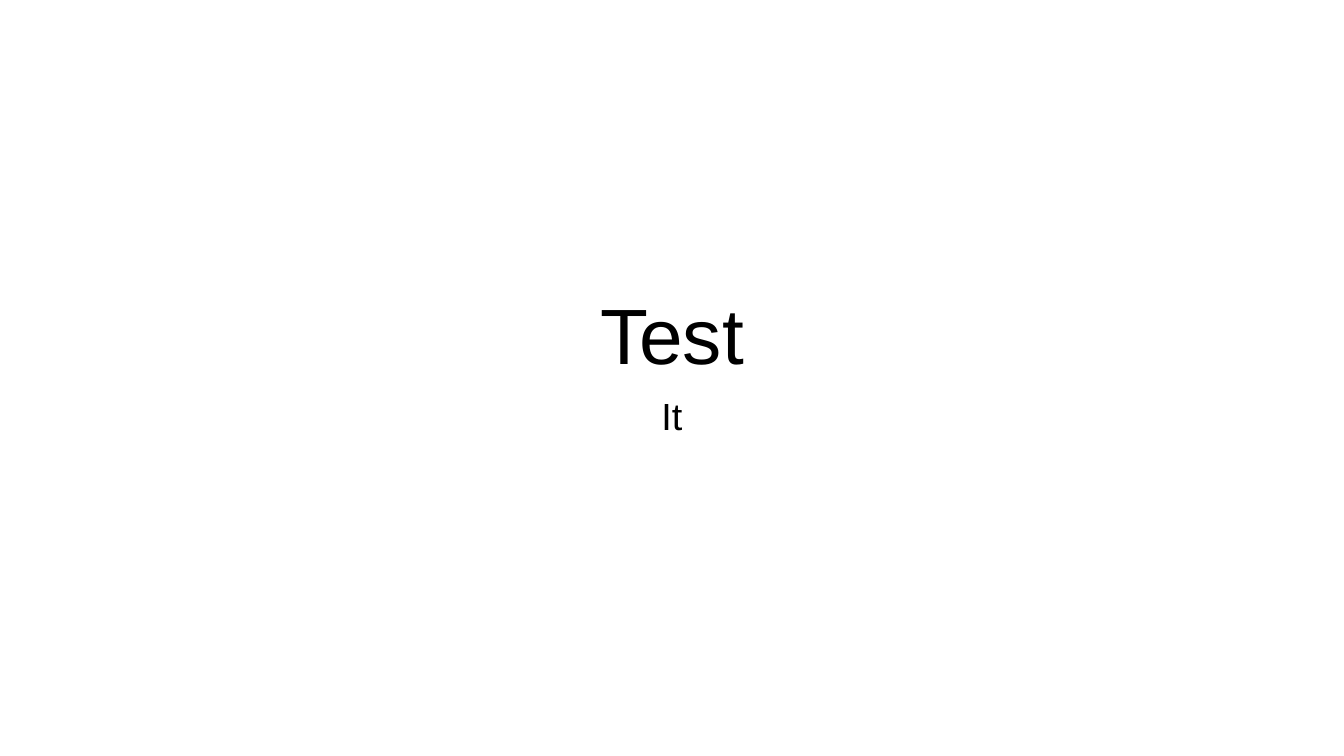
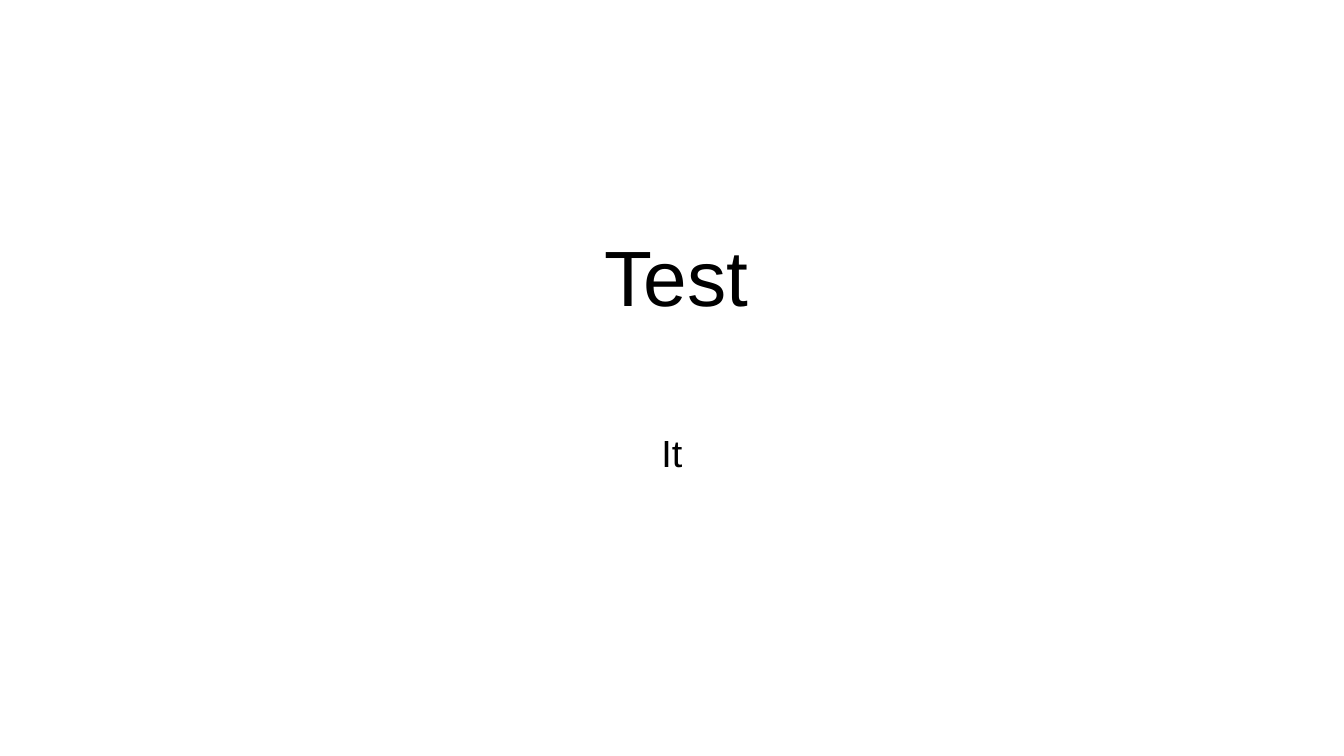
Before and after one commit to adipeleg/office-chart, a slide deck: slide 1 of lib/pptx/templates/template.pptx. Drawn at 1344x756 pixels with LibreOffice and Linux fonts; fonts in the diff are those of the drawing. Boxes give left, top, right and bottom in pixels: in the first picture for what was removed or moved away, otherwise in the second. Text is boxed around its words. In the diff, an @@ line names an element or a change of style, - is before the commit and + after.

```diff
--- a/lib/pptx/templates/template.pptx
+++ b/lib/pptx/templates/template.pptx
@@ title "Test": place and size @@
-title "Test" at [600,310,744,365]
+title "Test" at [604,252,748,307]
@@ subtitle "It": place and size @@
-subtitle "It" at [661,404,682,431]
+subtitle "It" at [661,441,682,468]
```
Also in this commit, not shown: 2 other slides changed, 6 other files.
